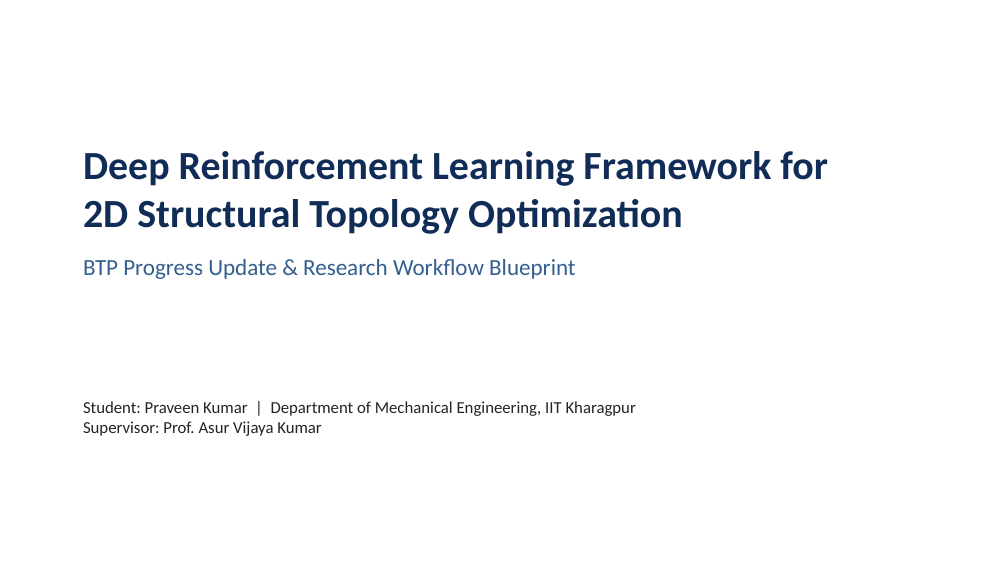
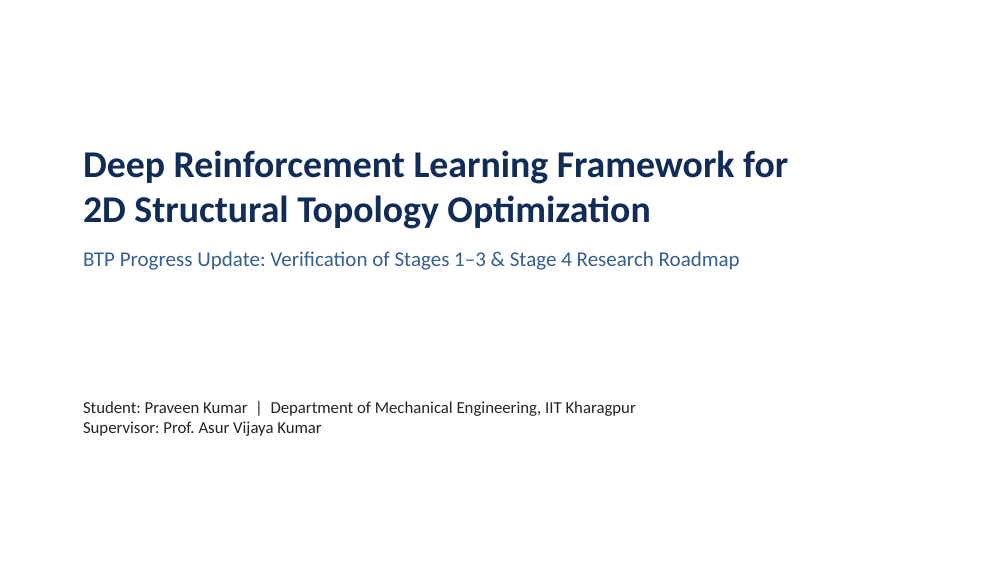
Before and after one commit to praveenantemass123/topology-optimization-rl, a slide deck: slide 1 of BTP_TopOpt_RL_Progress_Praveen.pptx. Drawn at 1008x567 pixels with LibreOffice and Linux fonts; fonts in the diff are those of the drawing. Boxes give left, top, right and bottom in pixels: in the first picture for what was removed or moved away, otherwise in the second. Text is boxed around its words. In the diff, an @@ line names an element or a change of style, - is before the commit and + after.

```diff
--- a/BTP_TopOpt_RL_Progress_Praveen.pptx
+++ b/BTP_TopOpt_RL_Progress_Praveen.pptx
@@ text at box(83, 150, 788, 229): size 38 to 36 pt in "Deep Reinforcement Learning Framework for 2D Structural ..." @@
@@ text at box(83, 251, 740, 270): text changed; size 22 to 20 pt @@
-BTP Progress Update & Research Workflow Blueprint
+BTP Progress Update: Verification of Stages 1–3 & Stage 4 Research Roadmap
```
Also in this commit, not shown: 4 other slides changed, 1 slide added, 1 slide removed, 20 other files.
